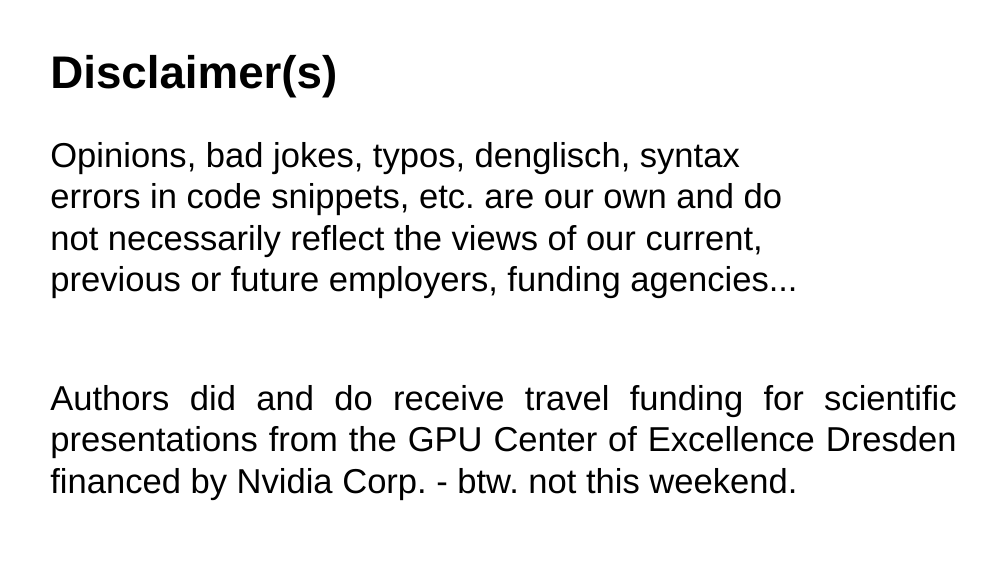
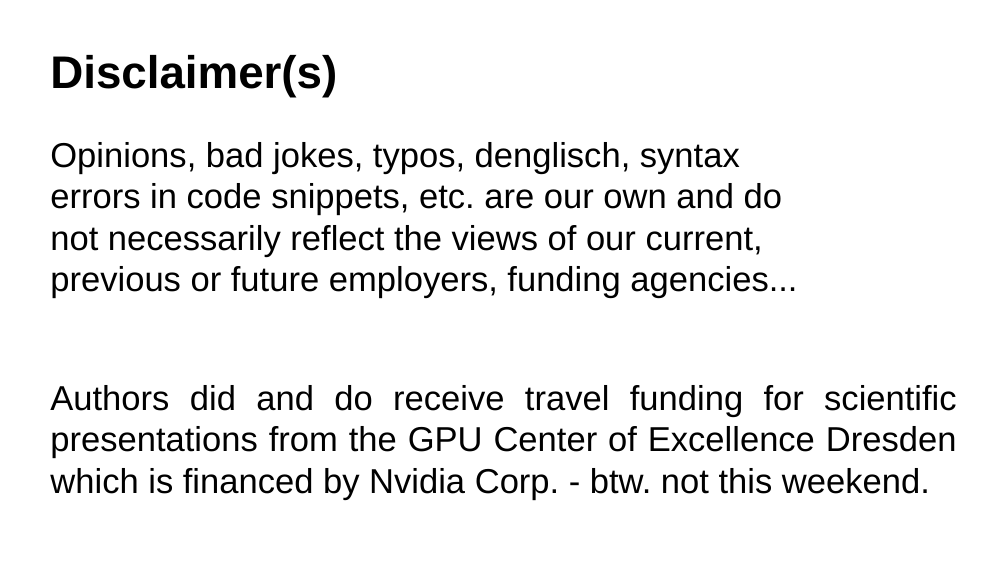
Before and after one commit to ax3l/datenspuren_2016, a slide deck: slide 3 of Slides.odp. Drawn at 1008x567 pixels with LibreOffice and Linux fonts; fonts in the diff are those of the drawing; background and template pictures are left out. Boxes give left, top, right and bottom in pixels: in the first picture for what was removed or moved away, otherwise in the second. Text is boxed around its words. In the diff, an @@ line names an element or a change of style, - is before the commit and + after.

```diff
--- a/Slides.odp
+++ b/Slides.odp
@@ text at [50, 385, 957, 500]: text changed @@
-Authors did and do receive travel funding for scientific presentations from the GPU Center of Excellence Dresden financed by Nvidia Corp. - btw. not this weekend.
+Authors did and do receive travel funding for scientific presentations from the GPU Center of Excellence Dresden which is financed by Nvidia Corp. - btw. not this weekend.
```
Also in this commit, not shown: 6 other slides changed, 4 slides added, 2 slides removed.
